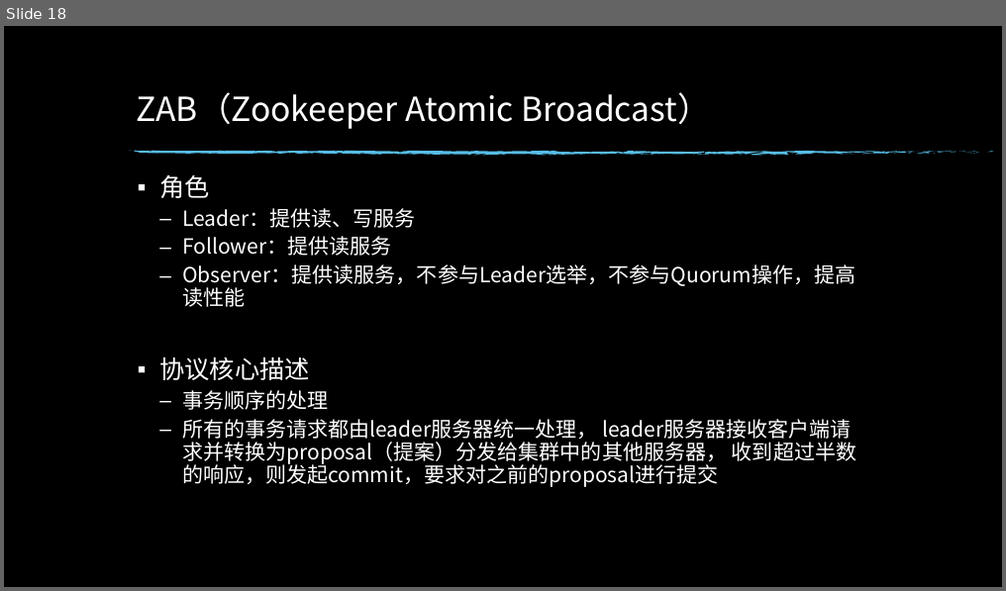
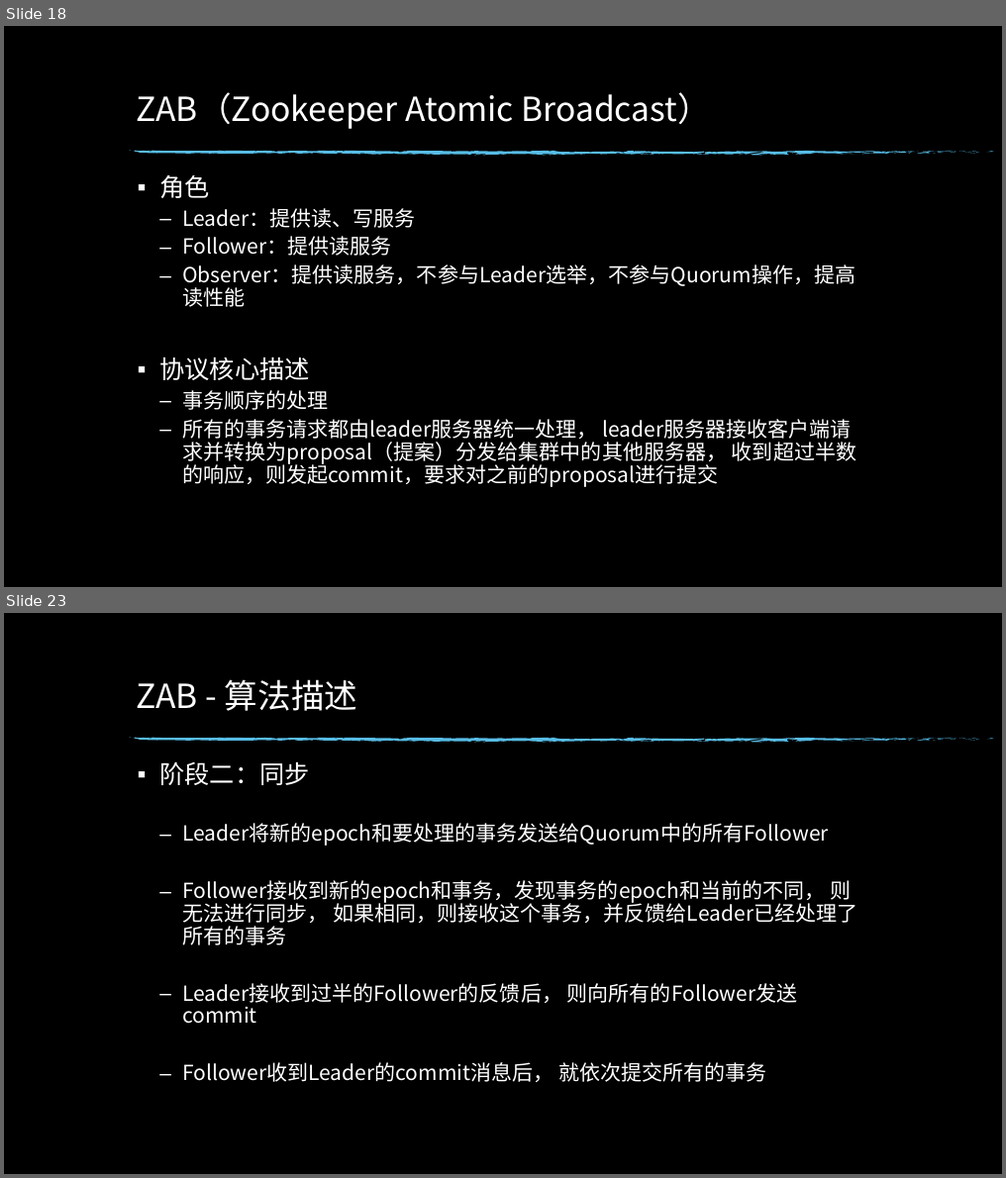
Before and after one commit to edwin1215/edwin, a slide deck: 分布式一致性原理.pptx. Shown one above the other, each under a label of ours: slide 18 before the commit, slides 18 and 23 after it; the slides between them are not shown. The pictures are 1006x591 and 1006x1178 pixels, drawn with LibreOffice and Linux fonts; fonts in the diff are those of the drawing; background and template pictures are left out. Boxes give left, top, right and bottom in pixels: in the first picture for what was removed or moved away, otherwise in the second. Text is boxed around its words. In the diff, an @@ line names an element or a change of style, - is before the commit and + after.

```diff
--- a/分布式一致性原理.pptx
+++ b/分布式一致性原理.pptx
@@ slide 23 added at <box>4,613,1002,1174</box>, background picture (left out); not listed: 74 template elements that a slide beside it also shows @@
@@ title added at <box>136,679,358,711</box>, 32 pt, text #FFFFFF @@
+ZAB - 算法描述
@@ text added at <box>159,761,857,1082</box>, 20 pt, text #FFFFFF @@
+▪ 阶段二：同步
+  – Leader将新的epoch和要处理的事务发送给Quorum中的所有Follower
+  – Follower接收到新的epoch和事务，发现事务的epoch和当前的不同， 则无法进行同步， 如果相同，则接收这个事务，并反馈给Leader已经处理了所有的事务
+  – Leader接收到过半的Follower的反馈后， 则向所有的Follower发送commit
+  – Follower收到Leader的commit消息后， 就依次提交所有的事务
```
Also in this commit, not shown: 5 slides changed, 7 other slides added.
